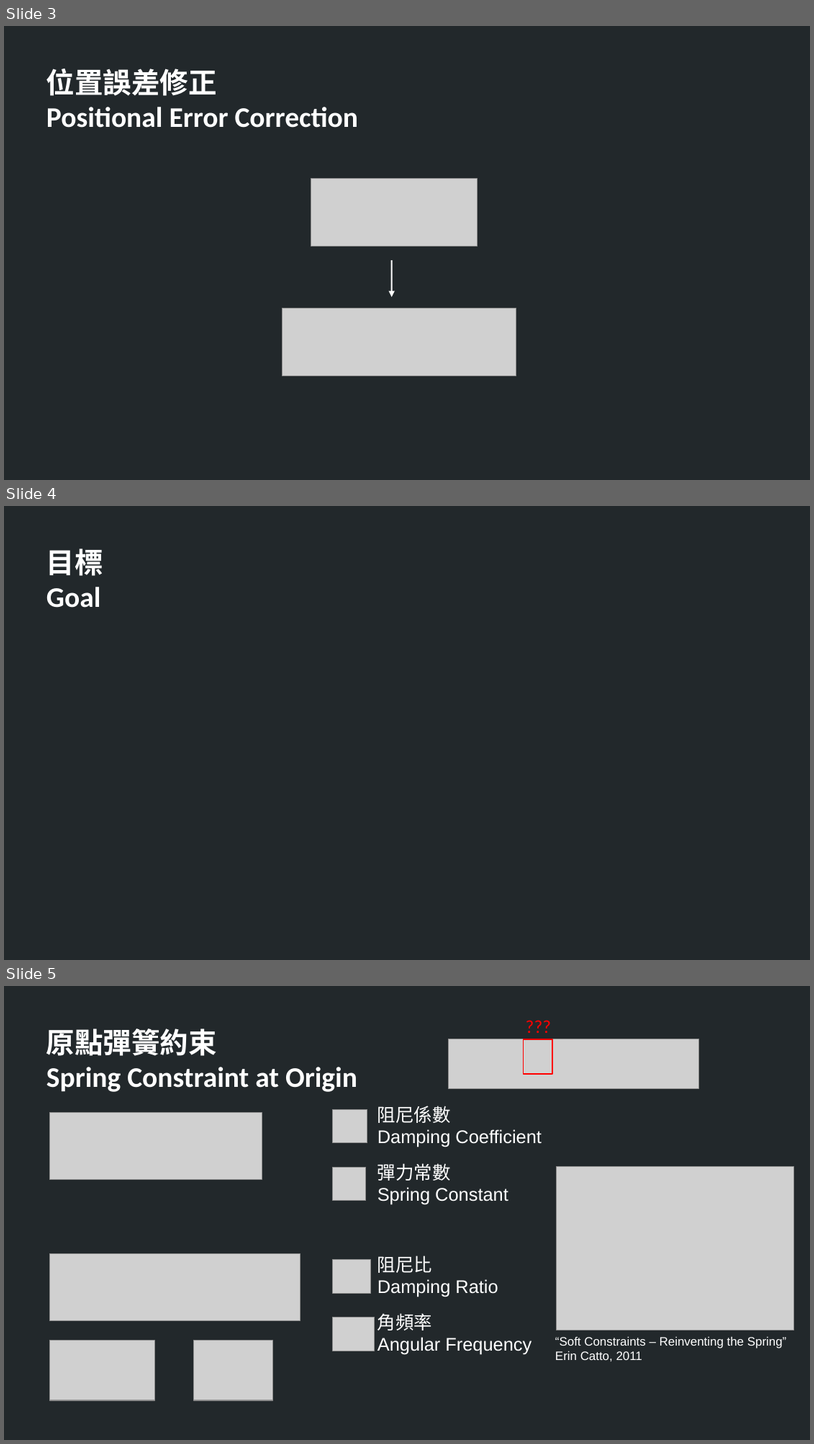
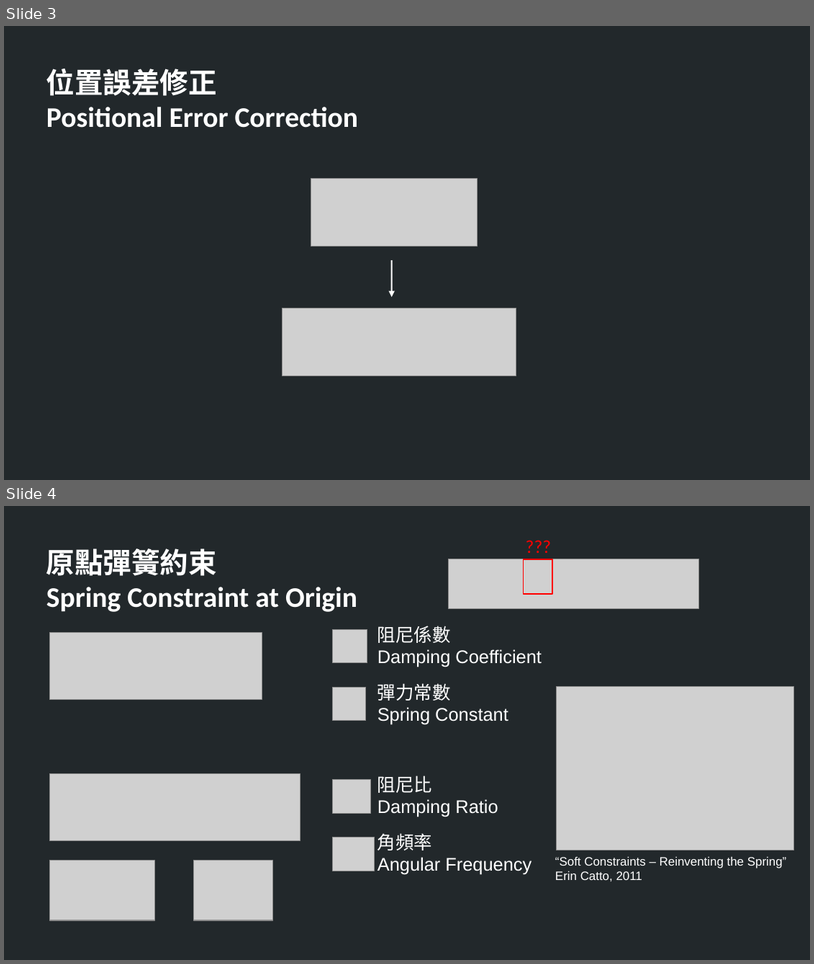
Before and after one commit to TheAllenChou/unity-physics-constraints, a slide deck: slides/03-soft-constraints-mandarin.odp. Shown one above the other, each under a label of ours: slides 3, 4 and 5 before the commit, slides 3 and 4 after it. The pictures are 814x1444 and 814x964 pixels, drawn with LibreOffice and Linux fonts; fonts in the diff are those of the drawing; grey boxes stand for pictures. Boxes give left, top, right and bottom in pixels: in the first picture for what was removed or moved away, otherwise in the second. Text is boxed around its words. In the diff, an @@ line names an element or a change of style, - is before the commit and + after.

Commit message:
Slides.

```diff
--- a/slides/03-soft-constraints-mandarin.odp
+++ b/slides/03-soft-constraints-mandarin.odp
@@ slide 4 removed at bbox=[4, 506, 810, 960], background #22282B @@
@@ text removed at bbox=[46, 548, 103, 608] @@
-目標
-Goal
@@ what was slide 5 is now slide 4 @@
```
Also in this commit, not shown: 1 other file.
